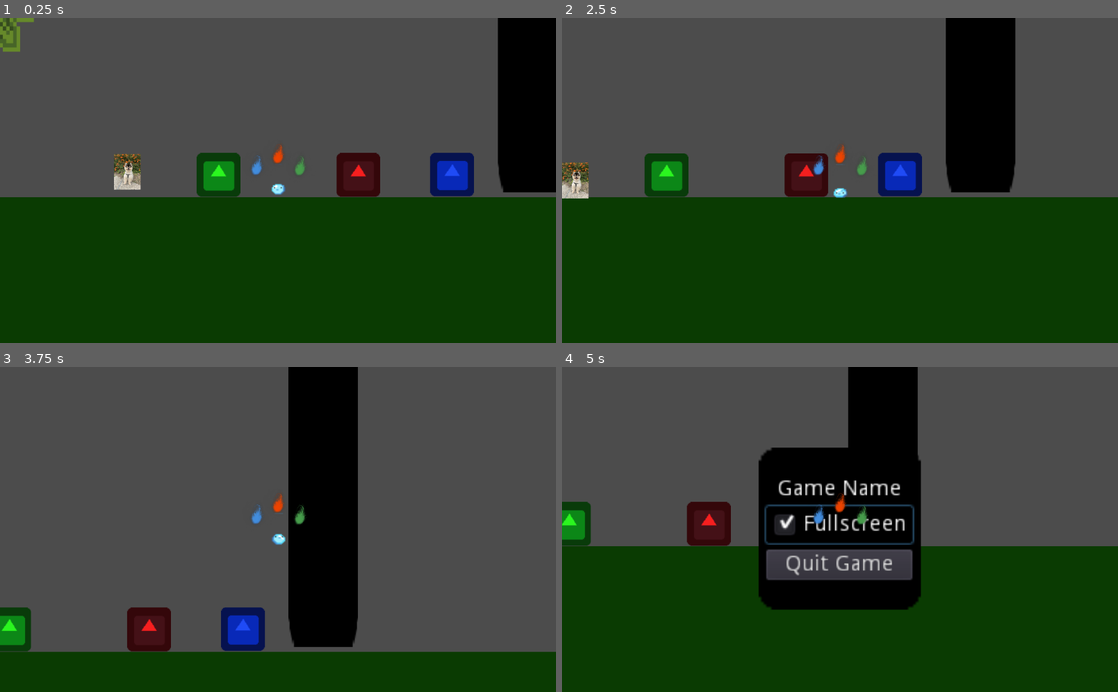
Above: before the commit, frames 1-4 (two rows, left to right).
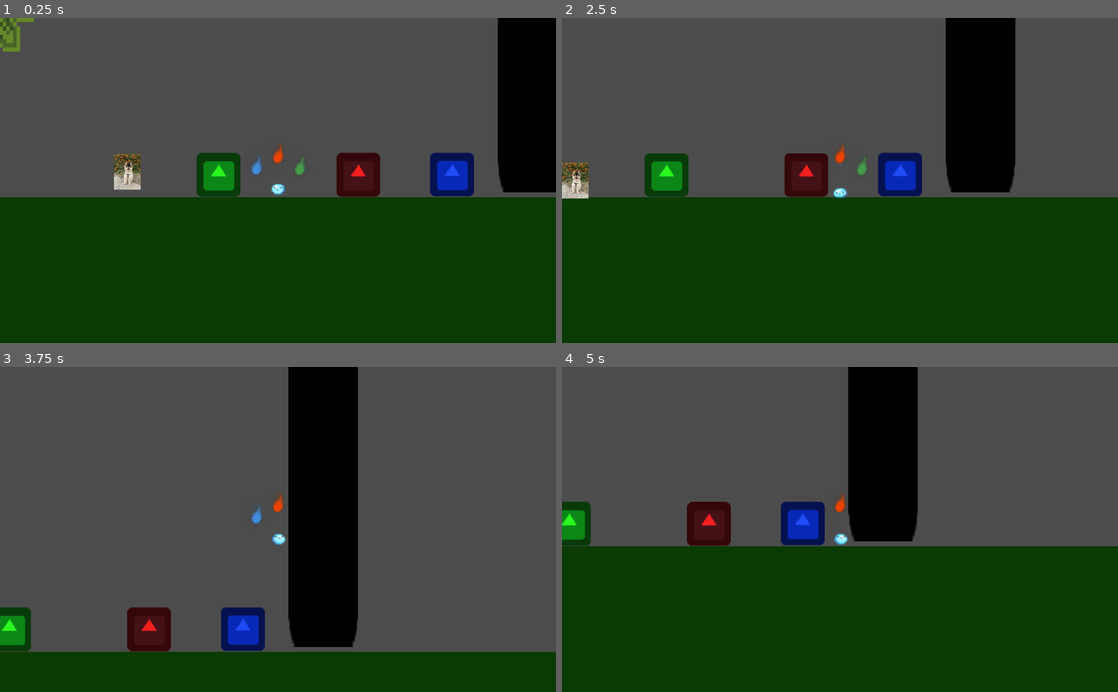
Above: after the commit, the same moments.

Repository: mccomicke3/Indigo_Sprint2
Game: Godot game, scene res://BaseWorld.tscn
Same seed, same stepped clock (60 frames per second), same inputs: the game is played once before the commit and once after it. The engine's default icon, where the game draws it, is replaced by a stand-in: a white triangle on a blue panel in a dark square.
Inputs (mouse positions are in pixels of both pictures, inside the frame that each line leads up to):
- Up to frame 1 (0.25 s): no input
- Up to frame 2 (2.5 s): hold Right (ui_right) 0.53-2.03 s; tap Up (ui_up) at 0.77, 1.52 s; hold Left (ui_left) from 2.03 s (still down)
- Up to frame 3 (3.75 s): release Left (ui_left) at 2.78 s; hold Right (ui_right) from 2.78 s (still down); tap Up (ui_up) at 3.02 s
- Up to frame 4 (5 s): tap Up (ui_up) at 3.77 s; tap Escape (ui_cancel) at 4.15 s; release Right (ui_right) at 4.25 s; click (840, 516) at 4.25 s, where only the run after the commit has a clickable "Resume Game"

The runs differ from the first frame. In frame 2, less than 0.1% of the frame differs, in the area x 45-48%, y 42-49%; in frame 3, less than 0.1%; in frame 4, 11%, in the area x 35-65%, y 24-75%.

Commit message:
added game pause when menu is open
- added pause on menu open
- added resume button

Diff:
--- a/TestPlatformer/BaseWorld.tscn
+++ b/TestPlatformer/BaseWorld.tscn
@@ -231,6 +231,7 @@
 anims/Walk = SubResource( 9 )
 
 [node name="Camera2D" type="Camera2D" parent="Player"]
+pause_mode = 2
 current = true
 zoom = Vector2( 0.5, 0.5 )
 drag_margin_left = 0.05
@@ -239,8 +240,7 @@
 drag_margin_bottom = 0.05
 
 [node name="Menu" type="Control" parent="Player"]
-editor/display_folded = true
-visible = false
+pause_mode = 2
 anchor_left = 0.5
 anchor_top = 0.5
 anchor_right = 0.5
@@ -254,8 +254,8 @@
 
 [node name="Sprite" type="Sprite" parent="Player/Menu"]
 modulate = Color( 0, 0, 0, 1 )
-position = Vector2( 500.657, 297.17 )
-scale = Vector2( 11.4761, 7.43782 )
+position = Vector2( 499.149, 346.419 )
+scale = Vector2( 13.0679, 8.96766 )
 texture = ExtResource( 1 )
 
 [node name="VBoxContainer" type="VBoxContainer" parent="Player/Menu"]
@@ -263,28 +263,34 @@
 anchor_top = 0.5
 anchor_right = 0.5
 anchor_bottom = 0.5
-margin_left = -344.885
-margin_top = -150.093
-margin_right = -250.885
-margin_bottom = -84.0925
+margin_left = -386.886
+margin_top = -163.031
+margin_right = -280.886
+margin_bottom = -73.0308
 rect_scale = Vector2( 7.05976, 4.52723 )
 
 [node name="Label" type="Label" parent="Player/Menu/VBoxContainer"]
-margin_right = 94.0
+margin_right = 106.0
 margin_bottom = 14.0
-text = "Game Name"
+text = "Game Paused"
 align = 1
 
+[node name="Resume" type="Button" parent="Player/Menu/VBoxContainer"]
+margin_top = 18.0
+margin_right = 106.0
+margin_bottom = 38.0
+text = "Resume Game"
+
 [node name="bFullscreen" type="CheckBox" parent="Player/Menu/VBoxContainer"]
-margin_top = 18.0
-margin_right = 94.0
-margin_bottom = 42.0
+margin_top = 42.0
+margin_right = 106.0
+margin_bottom = 66.0
 text = "Fullscreen"
 
 [node name="Quit" type="Button" parent="Player/Menu/VBoxContainer"]
-margin_top = 46.0
-margin_right = 94.0
-margin_bottom = 66.0
+margin_top = 70.0
+margin_right = 106.0
+margin_bottom = 90.0
 text = "Quit Game"
 
 [node name="KinematicBody2D" type="KinematicBody2D" parent="Player"]
@@ -296,6 +302,7 @@
 position = Vector2( -2.02637, -26.104 )
 rotation = -0.380482
 scale = Vector2( 0.06, 0.06 )
+z_index = -1
 texture = ExtResource( 8 )
 
 [node name="waterSpiritSprite" type="Sprite" parent="Player"]
@@ -304,6 +311,7 @@
 position = Vector2( -21.7905, -15.563 )
 rotation = -0.380482
 scale = Vector2( 0.06, 0.06 )
+z_index = -1
 texture = ExtResource( 8 )
 
 [node name="windSpiritSprite" type="Sprite" parent="Player"]
@@ -312,6 +320,7 @@
 position = Vector2( 18.001, -15.0361 )
 rotation = -0.380482
 scale = Vector2( 0.06, 0.06 )
+z_index = -1
 texture = ExtResource( 8 )
 
 [node name="pianoMusicPlayer" type="AudioStreamPlayer2D" parent="Player"]
@@ -332,5 +341,6 @@
 stream = ExtResource( 14 )
 autoplay = true
 script = ExtResource( 15 )
+[connection signal="pressed" from="Player/Menu/VBoxContainer/Resume" to="Player/Menu" method="_on_Resume_pressed"]
 [connection signal="toggled" from="Player/Menu/VBoxContainer/bFullscreen" to="Player/Menu" method="_on_bFullscreen_toggled"]
 [connection signal="pressed" from="Player/Menu/VBoxContainer/Quit" to="Player/Menu" method="_on_Quit_pressed"]
--- a/TestPlatformer/Menu.gd
+++ b/TestPlatformer/Menu.gd
@@ -11,7 +11,11 @@
 func _process(delta):
 	if Input.is_action_just_pressed("ui_cancel"):
 		visible = !visible
+		get_tree().paused = !get_tree().paused
 
+func _on_Resume_pressed():
+	visible = false
+	get_tree().paused = false
 
 func _on_Quit_pressed():
 	get_tree().quit()
